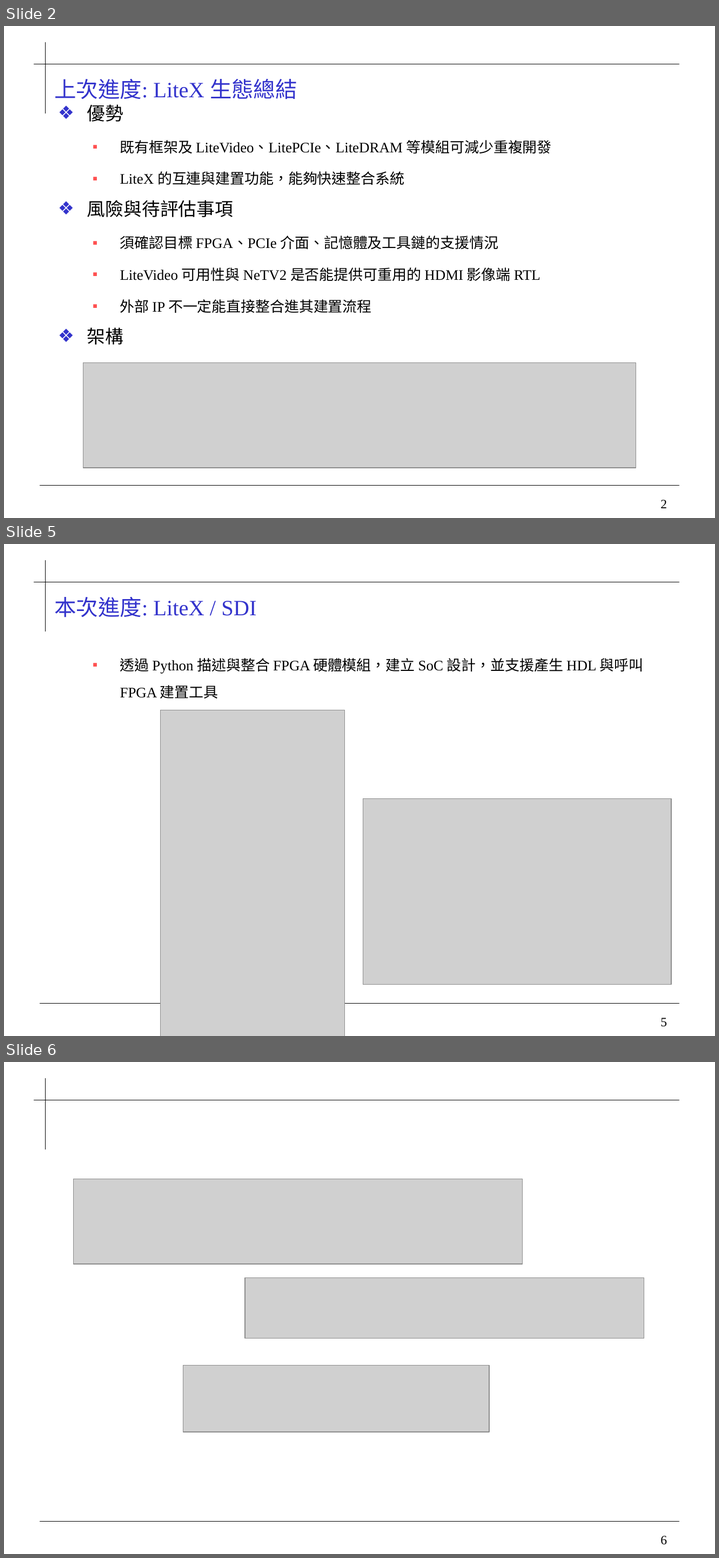
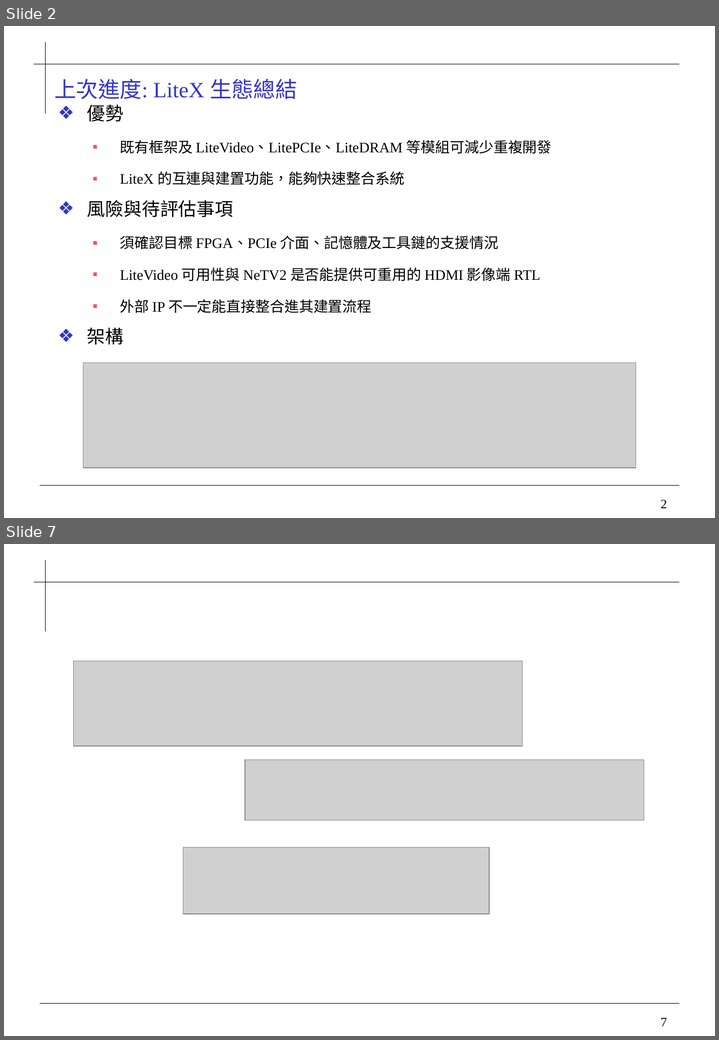
Before and after one commit to 0ilasis0/home, a slide deck: Onyx_進度報告_1020.pptx. Shown one above the other, each under a label of ours: slides 2, 5 and 6 before the commit, slides 2 and 7 after it; the slides between them are not shown. The pictures are 719x1558 and 719x1040 pixels, drawn with LibreOffice and Linux fonts; fonts in the diff are those of the drawing; grey boxes stand for pictures; background and template pictures are left out. Boxes give left, top, right and bottom in pixels: in the first picture for what was removed or moved away, otherwise in the second. Text is boxed around its words. In the diff, an @@ line names an element or a change of style, - is before the commit and + after.

```diff
--- a/Onyx_進度報告_1020.pptx
+++ b/Onyx_進度報告_1020.pptx
@@ slide 5 removed at [4,544,715,1036], background #FFFFFF; not listed: 4 template elements that a slide beside it also shows @@
@@ title removed at [54,597,256,617] @@
-本次進度: LiteX / SDI
@@ text removed at [120,658,643,698] @@
-  ▪ 透過 Python 描述與整合 FPGA 硬體模組，建立 SoC 設計，並支援產生 HDL 與呼叫 FPGA 建置工具
@@ picture removed at [160,710,345,1036] @@
@@ picture removed at [363,798,671,985] @@
@@ what was slide 6 is now slide 7 @@
@@ page number at [660,1018,667,1026]: text changed @@
-6
+7
```
Also in this commit, not shown: 1 slide changed, 3 slides added, 1 other slide removed, 1 other file.
